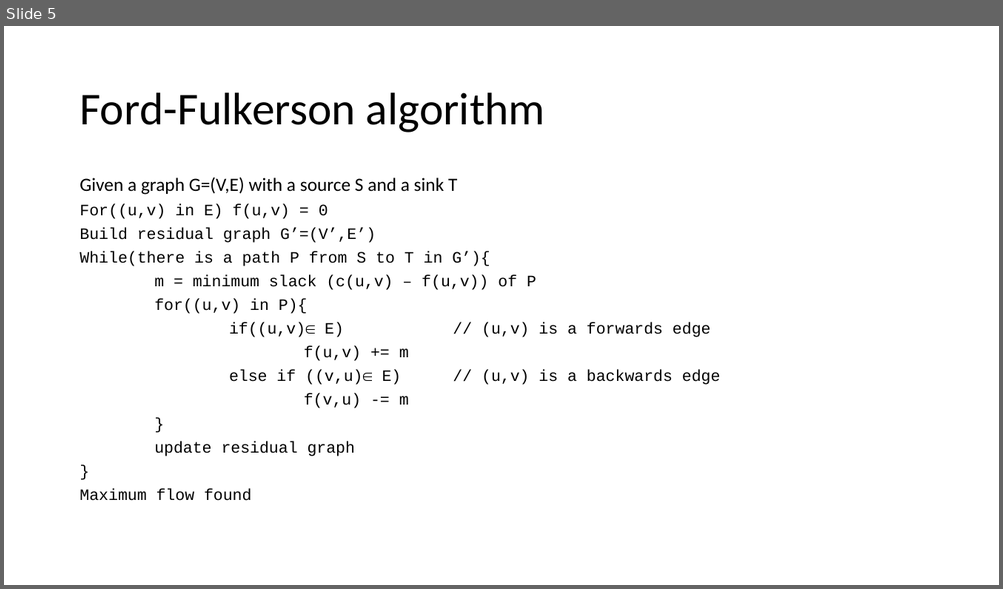
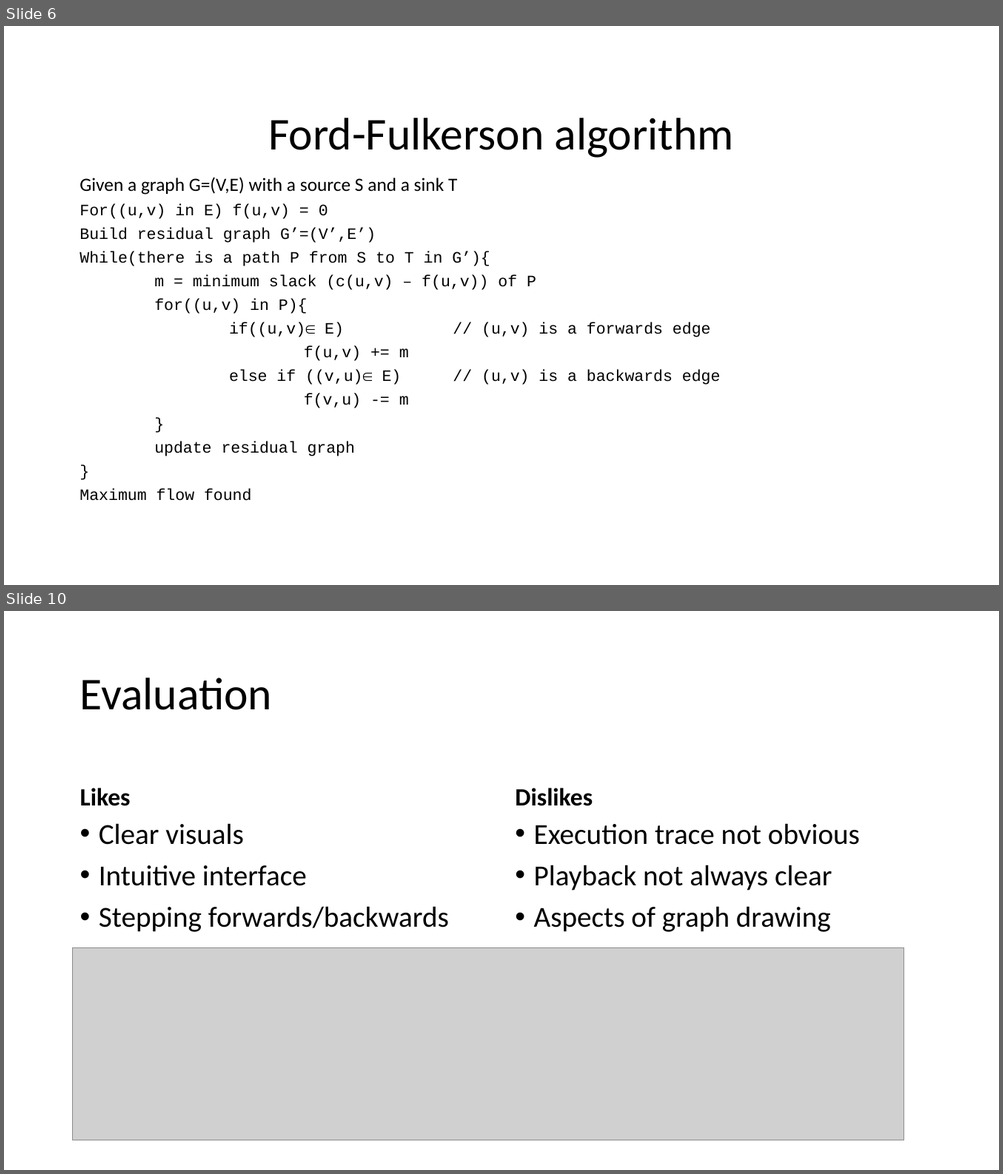
Before and after one commit to LMacPhail/ford-fulkerson, a slide deck: presentation-slides.pptx. Shown one above the other, each under a label of ours: slide 5 before the commit, slides 6 and 10 after it; the slides between them are not shown. The pictures are 1003x589 and 1003x1174 pixels, drawn with LibreOffice and Linux fonts; fonts in the diff are those of the drawing; grey boxes stand for pictures. Boxes give left, top, right and bottom in pixels: in the first picture for what was removed or moved away, otherwise in the second. Text is boxed around its words. In the diff, an @@ line names an element or a change of style, - is before the commit and + after.

```diff
--- a/presentation-slides.pptx
+++ b/presentation-slides.pptx
@@ slide 10 added at [4, 611, 999, 1170], background #FFFFFF @@
@@ title added at [80, 678, 273, 710], 44 pt, text #000000 @@
+Evaluation
@@ text added at [80, 788, 131, 806], 24 pt, text #000000, bold @@
+Likes
@@ text added at [515, 788, 592, 806], 24 pt, text #000000, bold @@
+Dislikes
@@ text added at [99, 823, 449, 932], 28 pt, text #000000 @@
+• Clear visuals
+• Intuitive interface
+• Stepping forwards/backwards
@@ text added at [534, 823, 859, 932], 28 pt, text #000000 @@
+• Execution trace not obvious
+• Playback not always clear
+• Aspects of graph drawing
@@ picture added at [72, 948, 903, 1141] @@
@@ what was slide 5 is now slide 6 @@
@@ slide 6 changed as well @@
@@ title "Ford-Fulkerson algorithm" at [268, 118, 734, 158]: alignment left to centre; vertical alignment middle to bottom @@
```
Also in this commit, not shown: 5 other slides changed, 4 other slides added, 2 slides removed, 7 other files.
